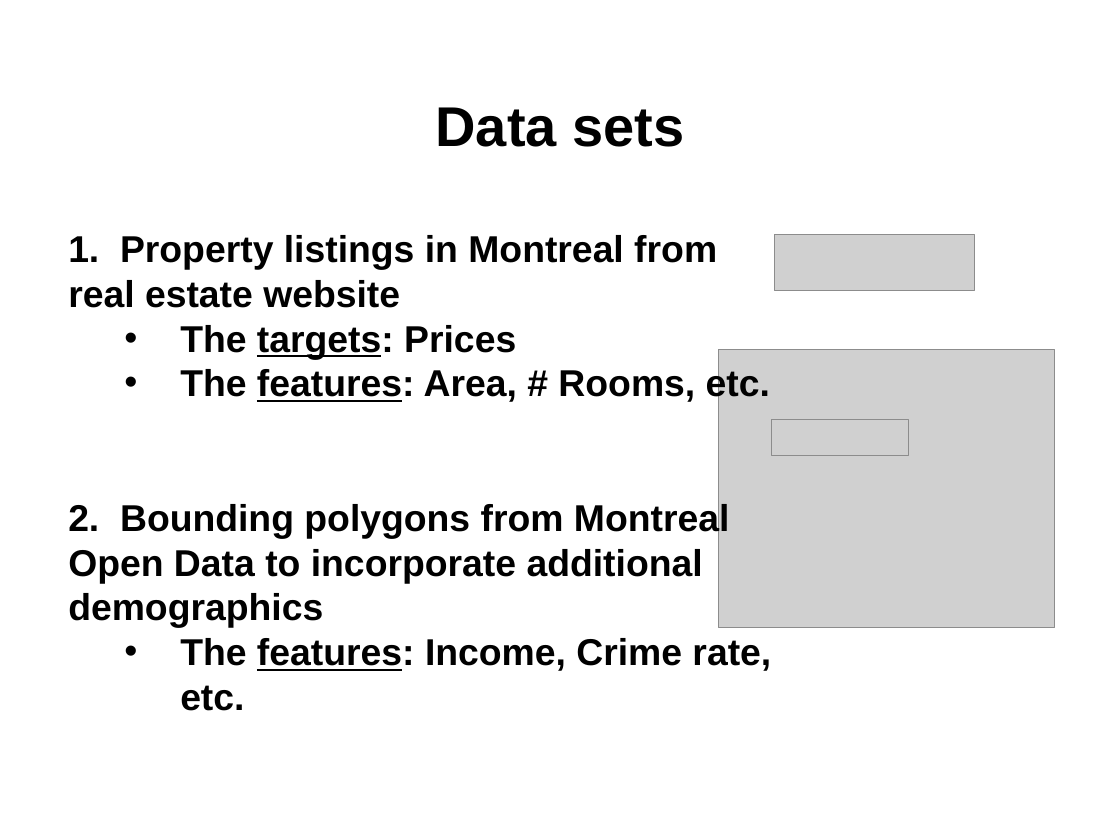
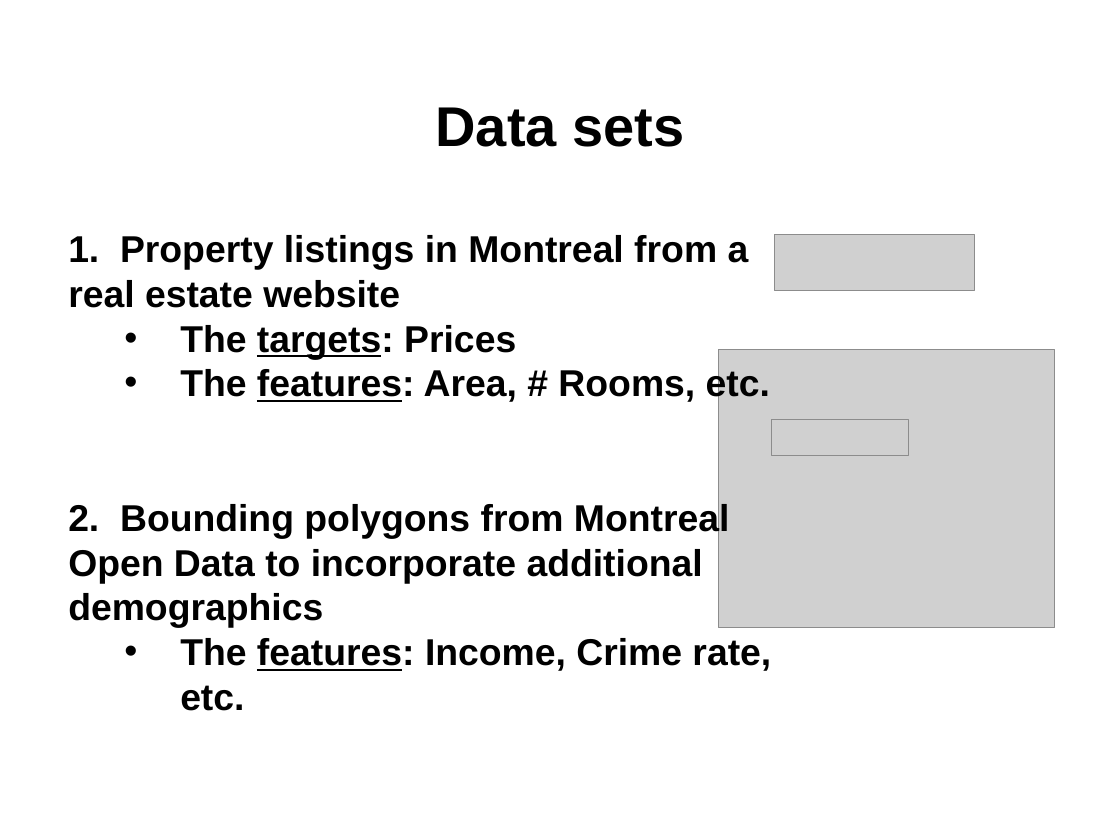
Before and after one commit to npow/centris, a slide deck: slide 3 of presentation/DaveNissanEmil2014MachineLearning.pptx. Drawn at 1120x840 pixels with LibreOffice and Linux fonts; fonts in the diff are those of the drawing; grey boxes stand for pictures. Boxes give left, top, right and bottom in pixels: in the first picture for what was removed or moved away, otherwise in the second. Text is boxed around its words. In the diff, an @@ line names an element or a change of style, - is before the commit and + after.

```diff
--- a/presentation/DaveNissanEmil2014MachineLearning.pptx
+++ b/presentation/DaveNissanEmil2014MachineLearning.pptx
@@ text at [68,235,749,308]: text changed @@
-1. Property listings in Montreal from real estate website
+1. Property listings in Montreal from a real estate website
```
Also in this commit, not shown: 1 other file.
